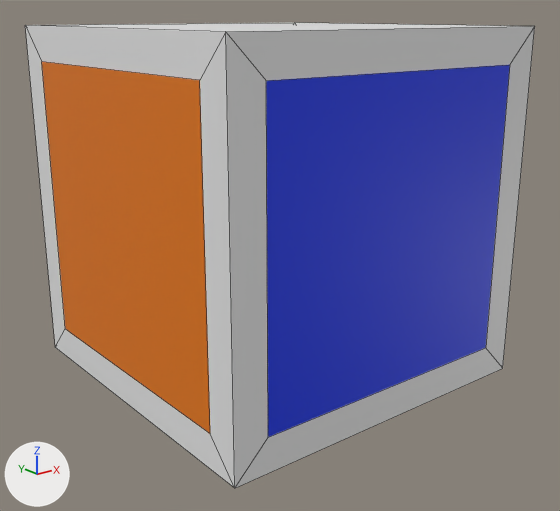
The FBX model Assets/Models/ImpossibleCube.fbx as it was, and as the next commit left it.
Both versions are drawn from a 50 mm camera at (-6.89, -8.81, 2.67) aimed at (-0.05, -0.26, -0.75). Arrows for +X, +Y and +Z are at lower left; the lights stay in place. Mesh edges are drawn as thin lines. Where no turn or scale is listed for an object, it has been applied to the vertices. Vertices at the same position are counted once.
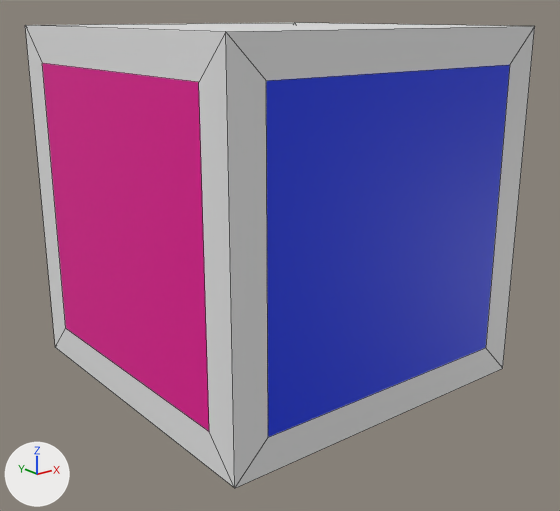
Commit message: Updated cube

Where the newer file only moved an object's origin or applied its transform, the numbers keep the older frame.

The change, as a diff of the scene's bpy script:
```diff
--- a/Assets/Models/ImpossibleCube.fbx.py
+++ b/Assets/Models/ImpossibleCube.fbx.py
@@ mat_interior1 @@
+mat_interior1 = principled_material('Interior1')
+mat_interior1.base_color = (0.8, 0.0, 0.414)  # pink #e700ac
@@ mat_interior3 @@
+mat_interior3 = principled_material('Interior3')
+mat_interior3.base_color = (0.179, 0.8, 0.0)  # green #75e700
@@ mat_interior2 @@
+mat_interior2 = principled_material('Interior2')
+mat_interior2.base_color = (0.8, 0.8, 0.8)  # white #e7e7e7
@@ me_cube_001 @@
 # used by ob_cube; location = (0.0, 0.0, 0.0)
-me_cube_001.from_pydata(...)  # 24 vertices, 22 faces; spans x -2.5..2.5, y -2.5..2.5, z -2.5..2.5
+me_cube_001.from_pydata(...)  # 40 vertices, 42 faces; spans x -2.5..2.5, y -2.5..2.5, z -2.5..2.5
+# me_cube_001 part 1
+# 4 vertices are removed from x -2.5, y -2.02..2.02, z -2.02..2.02
+# 5 faces are deleted
+# 20 vertices are added at x -2.5..2.02, y -2.02..2.02, z -2.02..2.02
+# 5 new faces join them, mat_interior2 (white #e7e7e7)
+# 5 new faces join them, mat_interior3 (green #75e700)
+# 5 new faces join them, mat_screen4 (orange #e77900)
+# 4 new faces join them, mat_cube (white #e7e7e7)
+# 5 new faces join them, mat_interior1 (pink #e700ac)
+# 1 new face joins them, mat_screen1 (pink #e70095)
 me_cube_001.materials.append(mat_cube)
@@ me_cube_001 @@
 me_cube_001.materials.append(mat_screen4)
+me_cube_001.materials.append(mat_interior1)  # pink #e700ac
+me_cube_001.materials.append(mat_interior2)  # white #e7e7e7
+me_cube_001.materials.append(mat_interior3)  # green #75e700
```

Changed parts and their boxes (x1, y1, x2, y2) in the pictures (560 x 511 px):
part 1 of me_cube_001, built on
    both: (25, 25, 235, 488)
